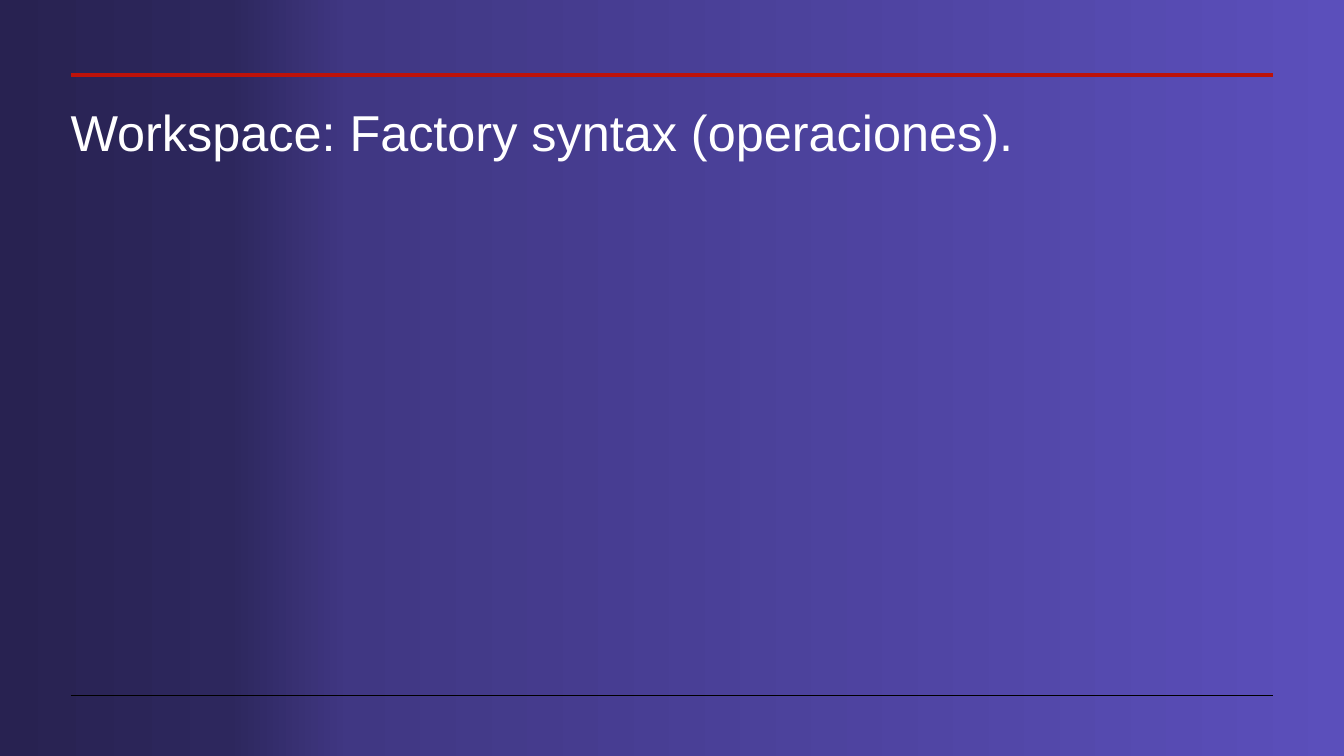
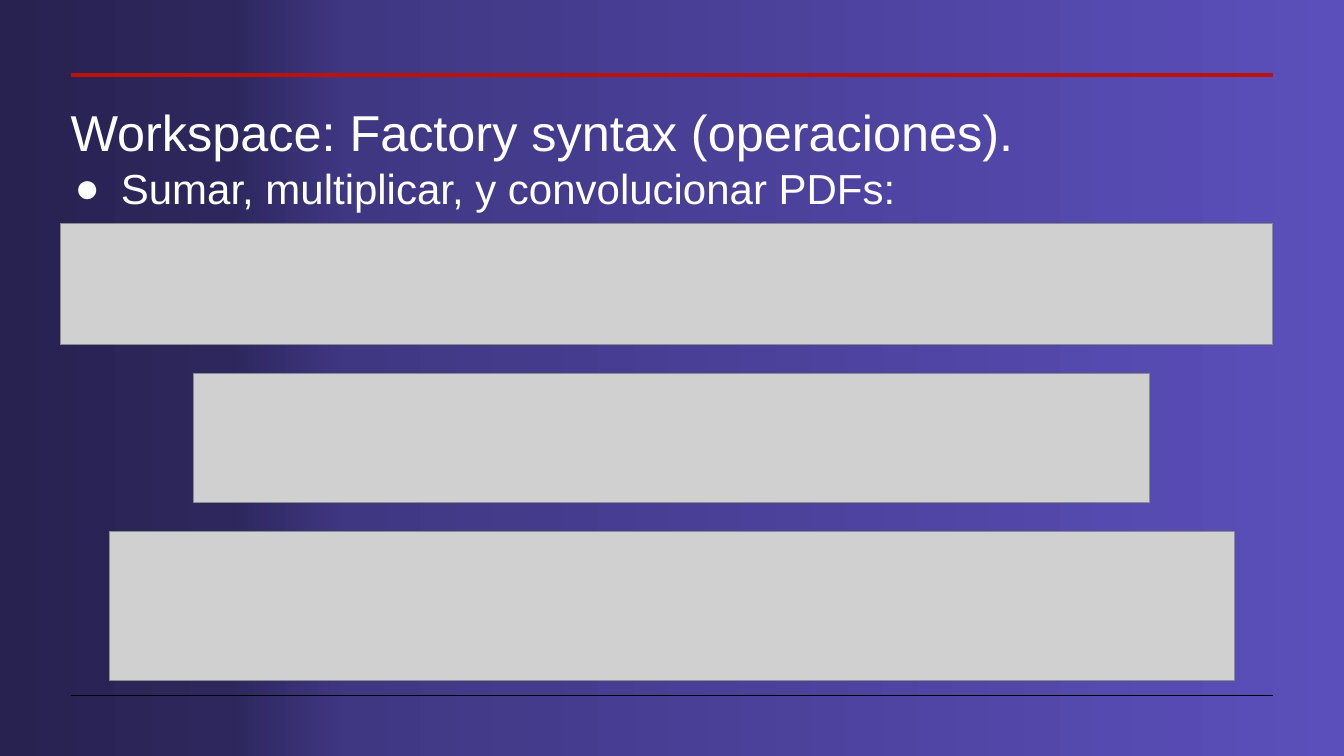
Before and after one commit to cdavidgutierrez/ProyectoFinal_CERN_ROOT, a slide deck: slide 13 of Workspaces en root.pptx (slide 12 before the commit). Drawn at 1344x756 pixels with LibreOffice and Linux fonts; fonts in the diff are those of the drawing; grey boxes stand for pictures. Boxes give left, top, right and bottom in pixels: in the first picture for what was removed or moved away, otherwise in the second. Text is boxed around its words. In the diff, an @@ line names an element or a change of style, - is before the commit and + after.

```diff
--- a/Workspaces en root.pptx
+++ b/Workspaces en root.pptx
@@ text added at (121,173,896,212), 30 pt, text #FFFFFF @@
+● Sumar, multiplicar, y convolucionar PDFs:
@@ picture added at (60,224,1272,345) @@
@@ picture added at (194,374,1150,503) @@
@@ picture added at (110,532,1234,681) @@
```
Also in this commit, not shown: 2 slides added, 1 slide removed.
